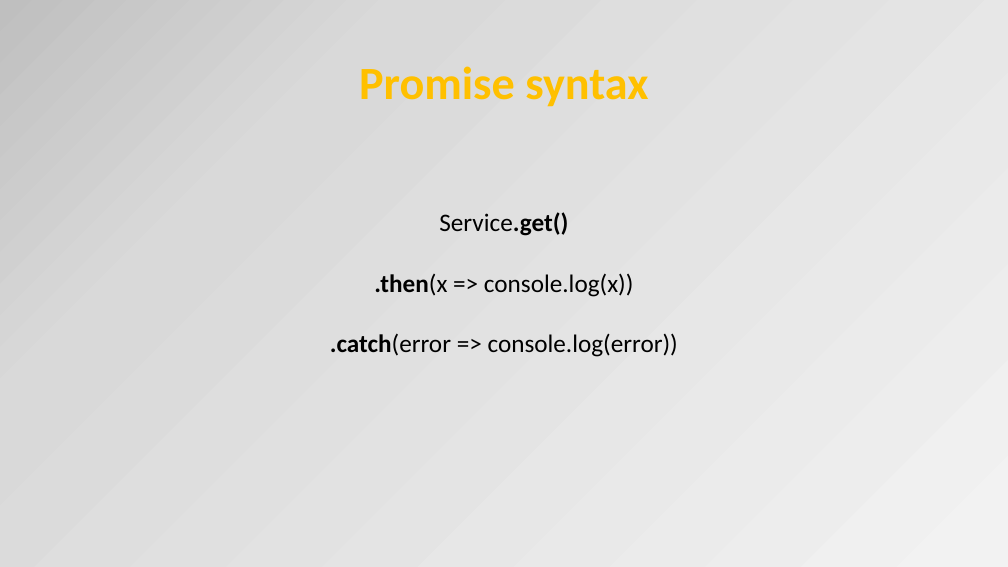
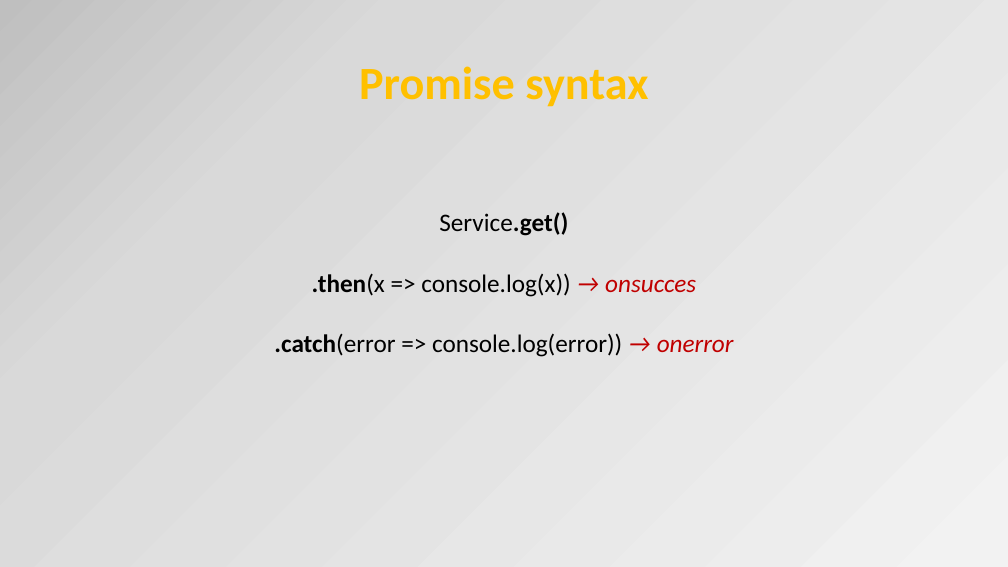
Before and after one commit to petereijgermans11/workshop-reactjs-angular, a slide deck: slide 20 of Angular2.pptx. Drawn at 1008x567 pixels with LibreOffice and Linux fonts; fonts in the diff are those of the drawing. Boxes give left, top, right and bottom in pixels: in the first picture for what was removed or moved away, otherwise in the second. Text is boxed around its words. In the diff, an @@ line names an element or a change of style, - is before the commit and + after.

```diff
--- a/Angular2.pptx
+++ b/Angular2.pptx
@@ text at bbox=[274, 273, 734, 357]: text changed @@
-.then(x => console.log(x))
-.catch(error => console.log(error))
+.then(x => console.log(x)) → onsucces
+.catch(error => console.log(error)) → onerror
```
Also in this commit, not shown: 5 other slides changed, 1 other file.
